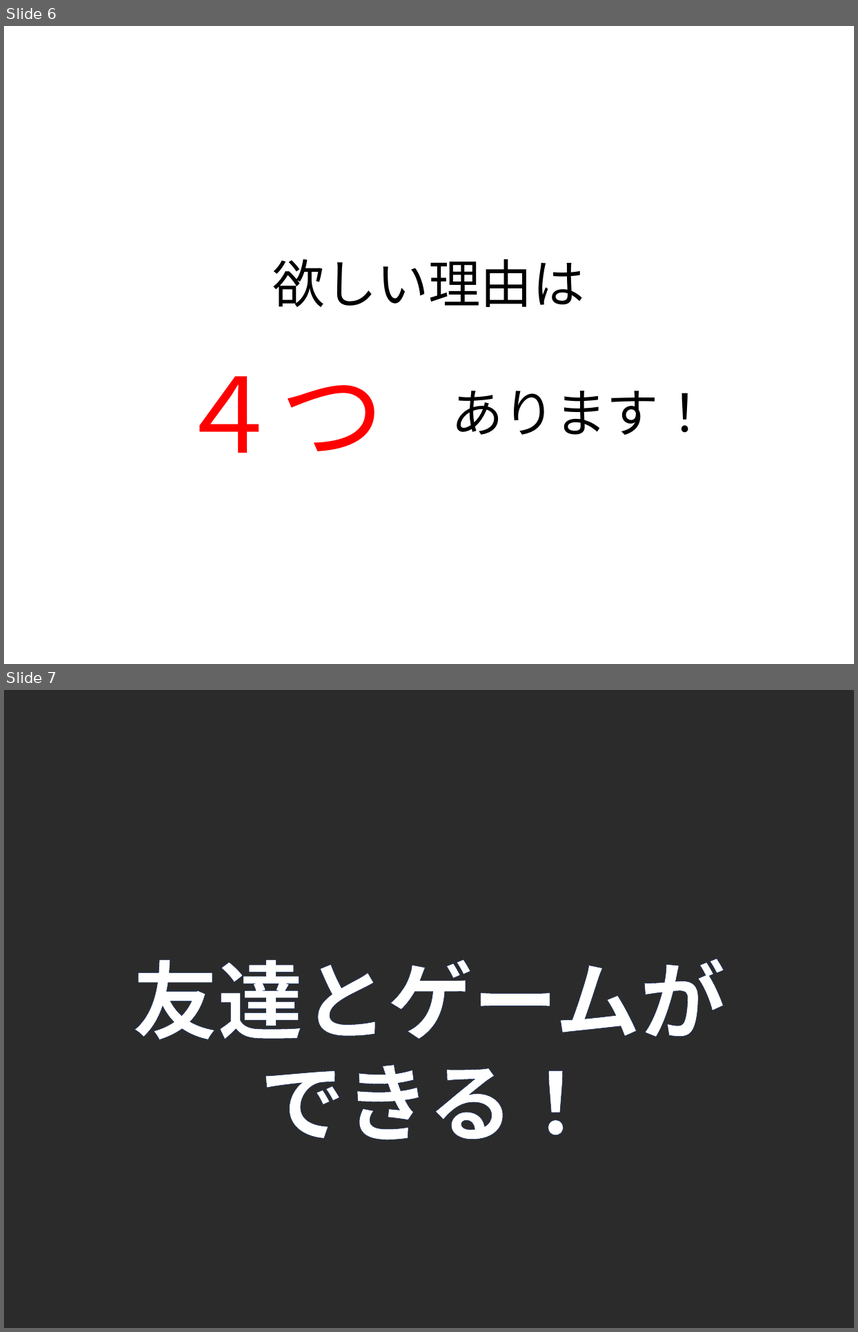
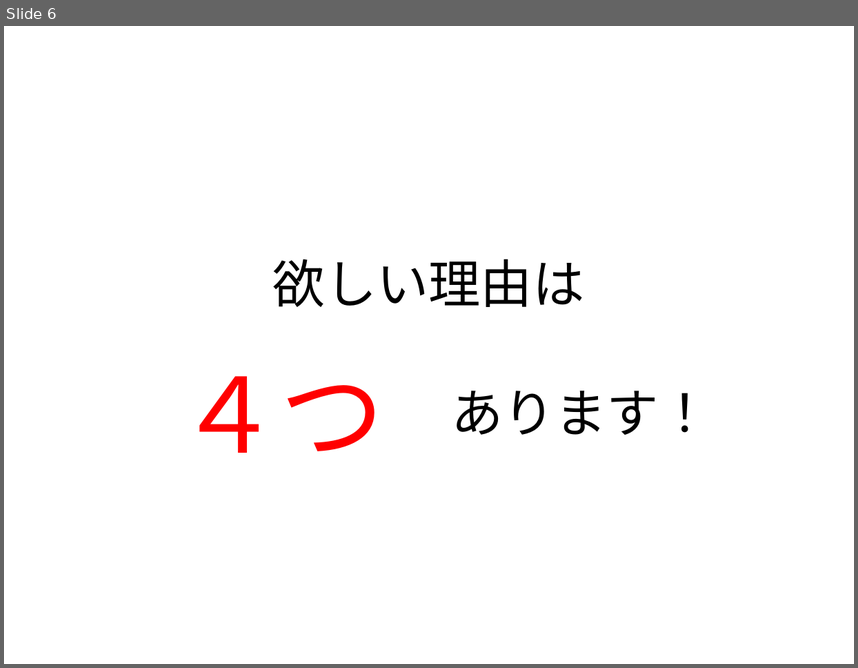
Before and after one commit to enpit2016fun/pbl_f, a slide deck: RPG風.pptx. Shown one above the other, each under a label of ours: slides 6 and 7 before the commit, slide 6 after it. The pictures are 858x1332 and 858x668 pixels, drawn with LibreOffice and Linux fonts; fonts in the diff are those of the drawing; background and template pictures are left out; a plain dark background stands for a picture behind light text. Boxes give left, top, right and bottom in pixels: in the first picture for what was removed or moved away, otherwise in the second. Text is boxed around its words. In the diff, an @@ line names an element or a change of style, - is before the commit and + after.

```diff
--- a/RPG風.pptx
+++ b/RPG風.pptx
@@ slide 7 removed at box(4, 690, 854, 1328), background picture (left out) @@
@@ text removed at box(133, 958, 726, 1140) @@
-友達とゲームが
-できる！
```
Also in this commit, not shown: 2 slides changed, 4 slides added, 2 other slides removed.
